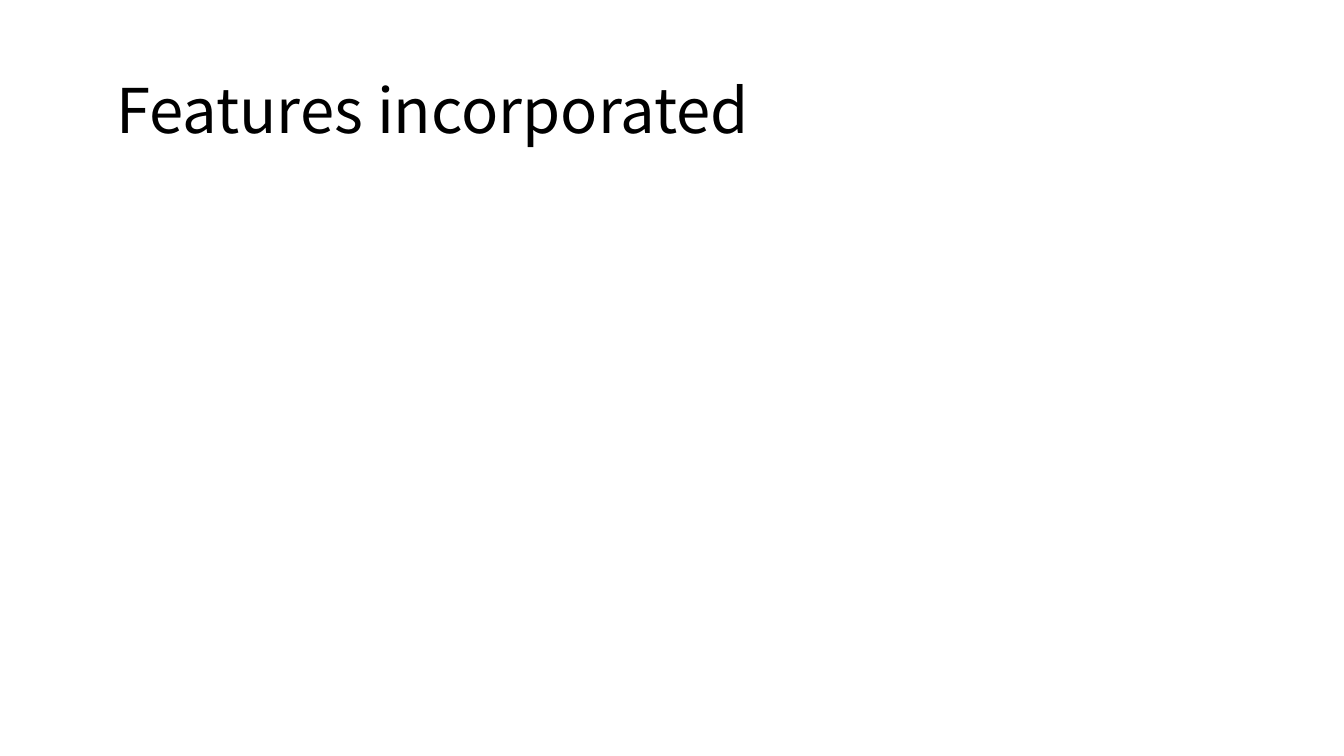
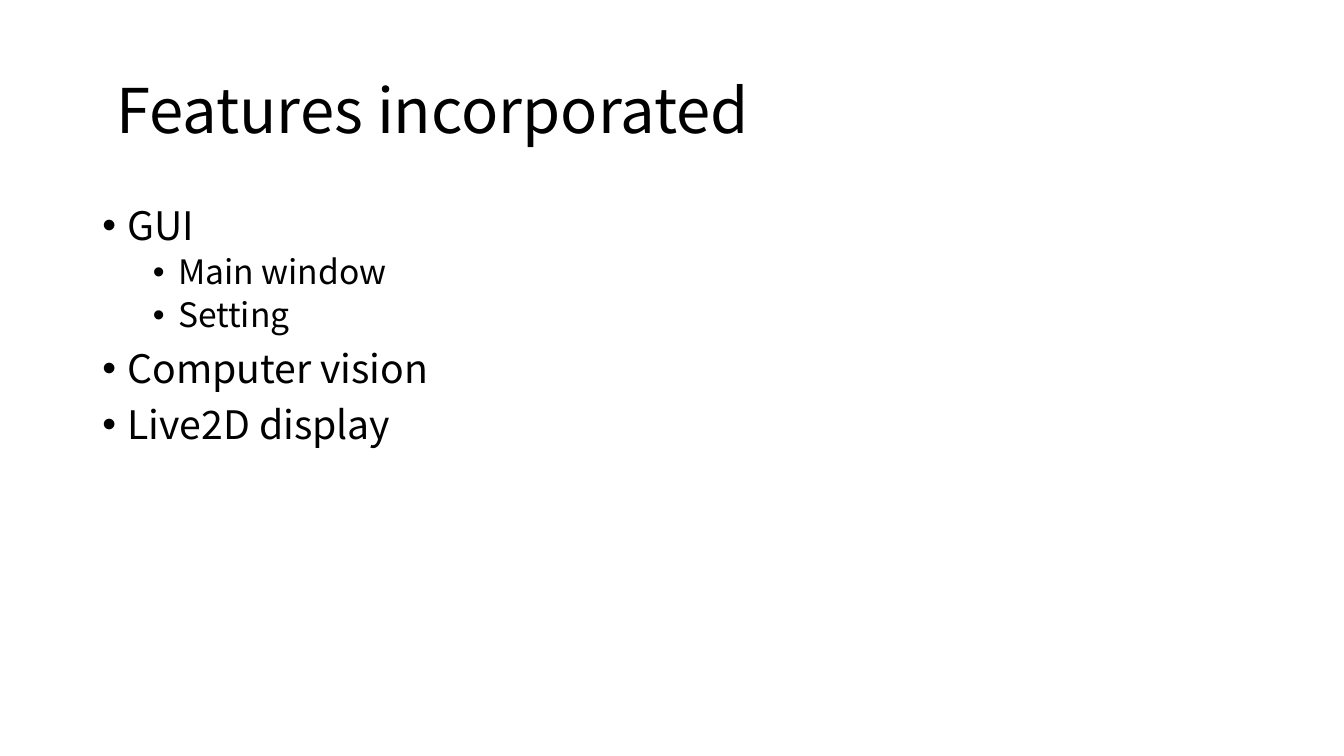
Before and after one commit to Luke-lujunxian/Live2D_VideoChat, a slide deck: slide 3 of Project Description.pptx. Drawn at 1344x756 pixels with LibreOffice and Linux fonts; fonts in the diff are those of the drawing. Boxes give left, top, right and bottom in pixels: in the first picture for what was removed or moved away, otherwise in the second. Text is boxed around its words. In the diff, an @@ line names an element or a change of style, - is before the commit and + after.

```diff
--- a/Project Description.pptx
+++ b/Project Description.pptx
@@ text added at (128, 210, 428, 448), 28 pt, text #000000 @@
+• GUI
+  • Main window
+  • Setting
+• Computer vision
+• Live2D display
```
Also in this commit, not shown: 3 other slides changed, 7 slides added, 1 slide removed.
